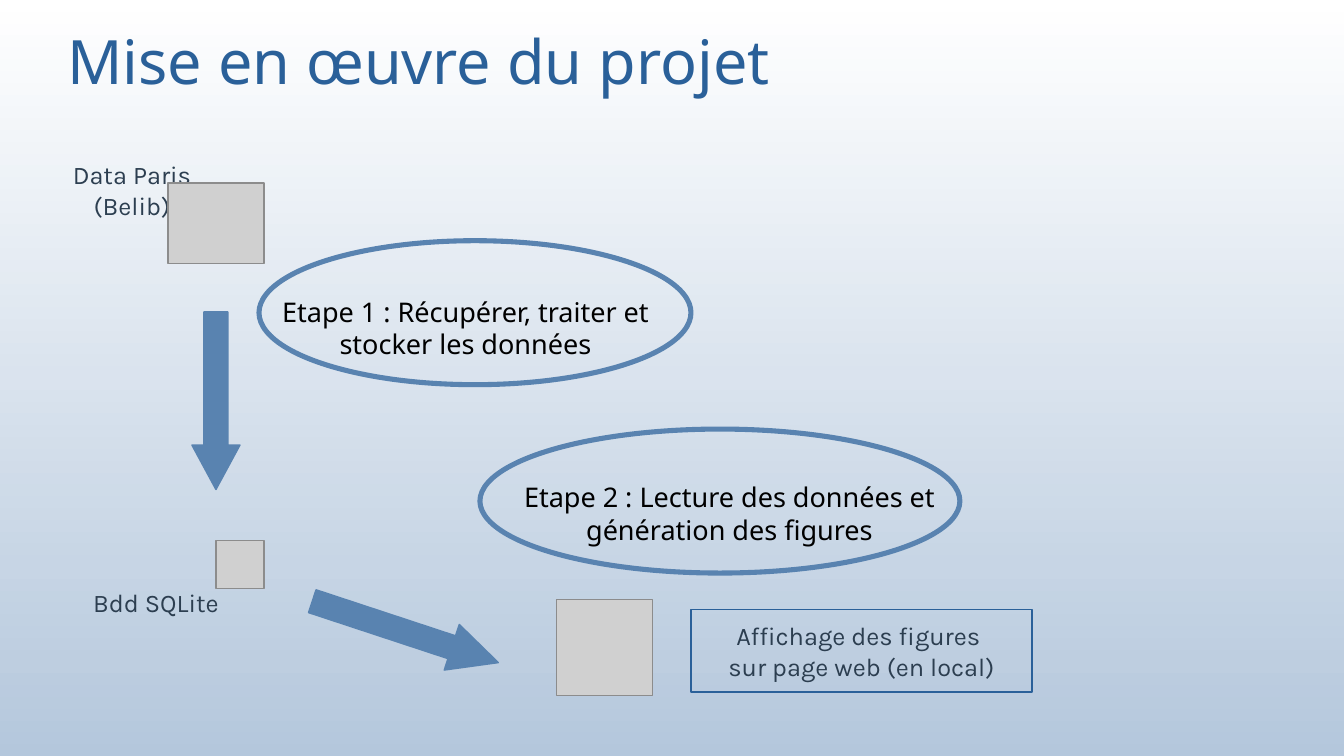
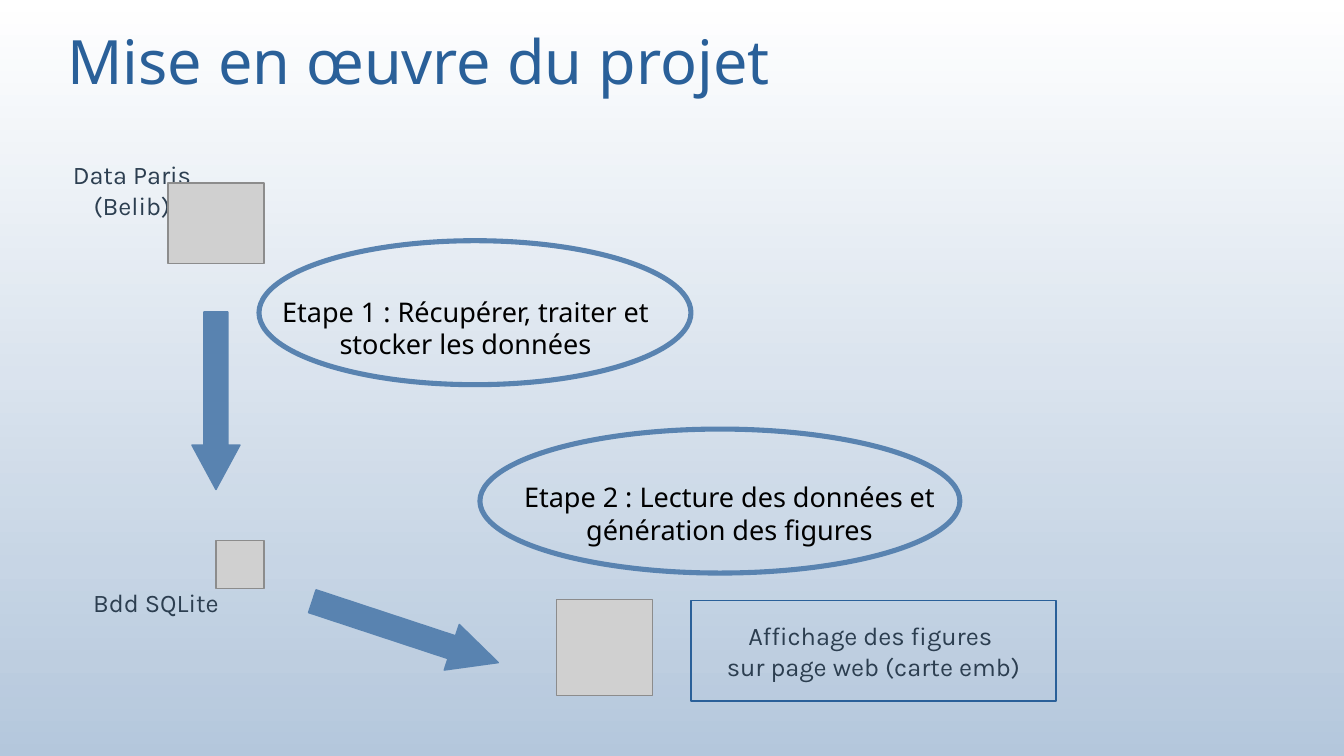
Before and after one commit to bauj/AJC_projet_belib, a slide deck: slide 22 of presentation_projetV2.odp (slide 21 before the commit). Drawn at 1344x756 pixels with LibreOffice and Linux fonts; fonts in the diff are those of the drawing; grey boxes stand for pictures. Boxes give left, top, right and bottom in pixels: in the first picture for what was removed or moved away, otherwise in the second. Text is boxed around its words. In the diff, an @@ line names an element or a change of style, - is before the commit and + after.

```diff
--- a/presentation_projetV2.odp
+++ b/presentation_projetV2.odp
@@ rectangle "Affichage des figures": place and size @@
-rectangle "Affichage des figures" at [692, 610, 1033, 693]
+rectangle "Affichage des figures" at [692, 601, 1056, 701]
@@ text in rectangle at [727, 658, 1020, 682]: text changed @@
-sur page web (en local)
+sur page web (carte emb)
```
Also in this commit, not shown: 20 other slides changed, 1 slide added, 5 other files.
